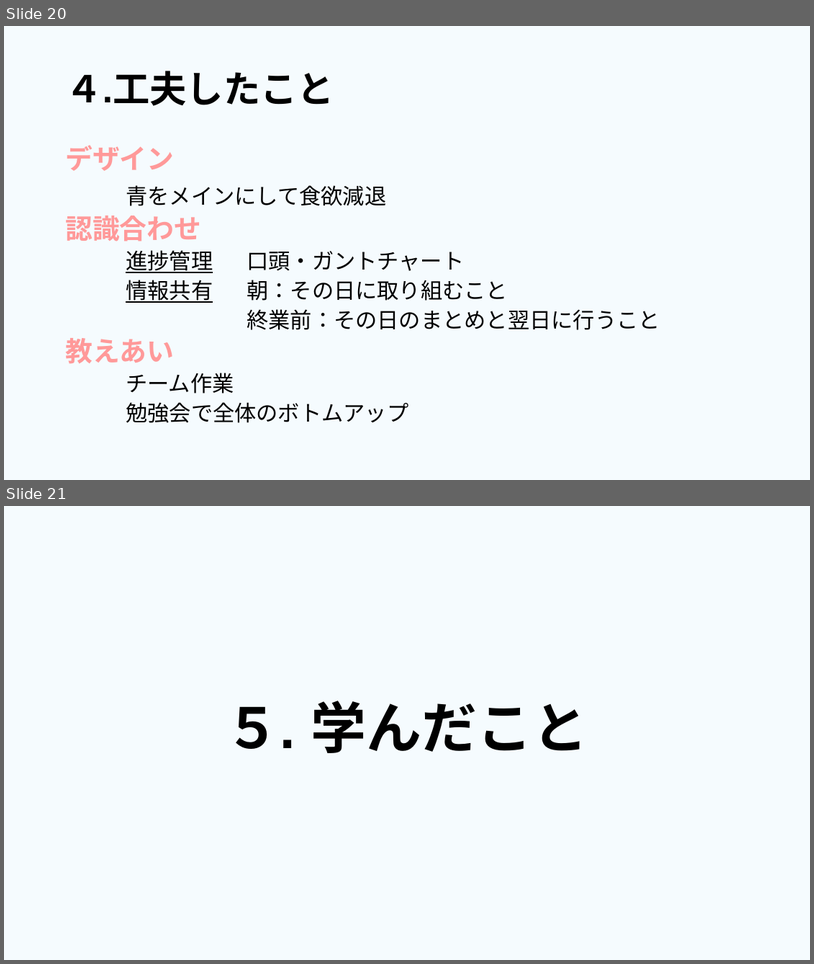
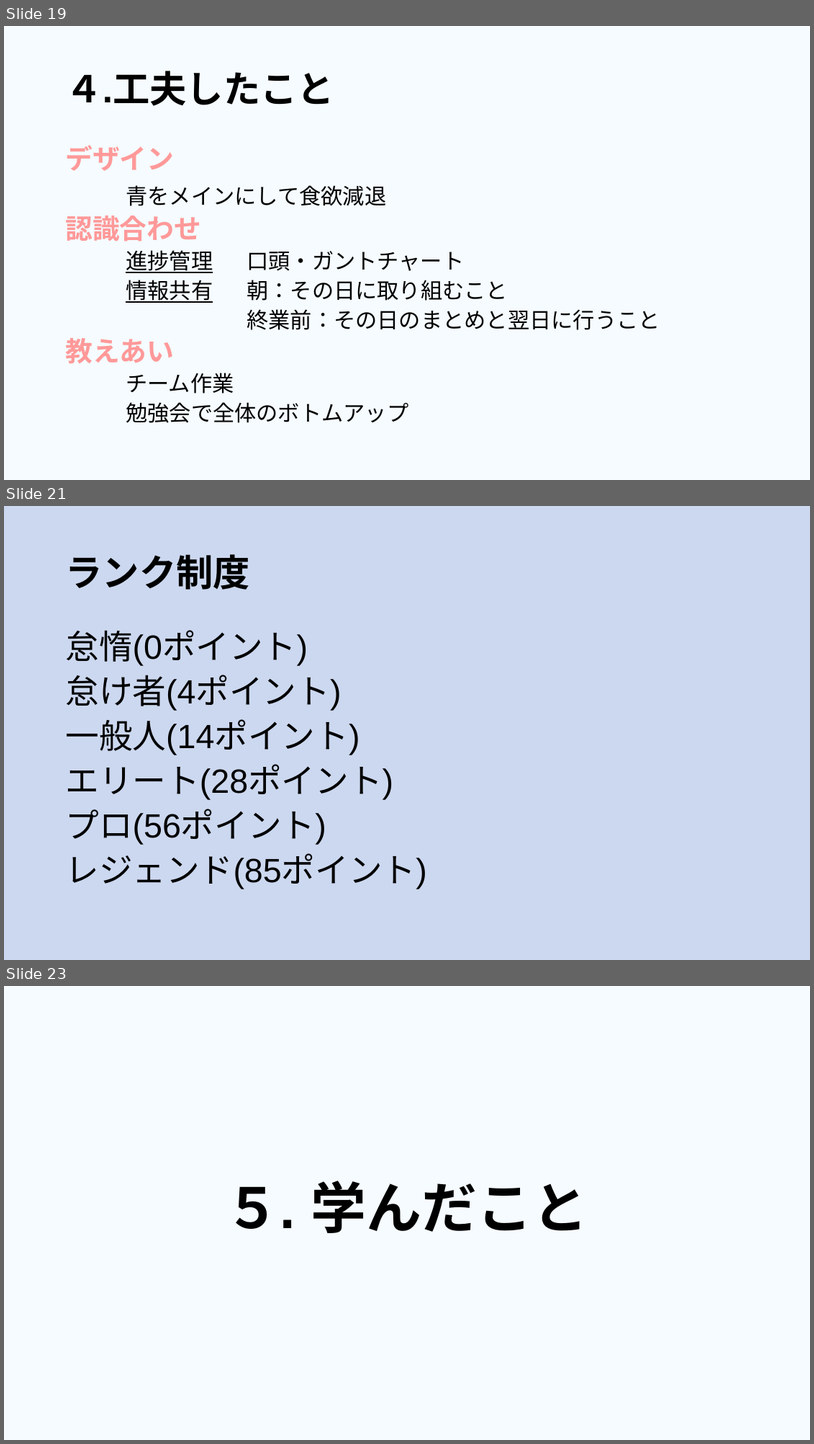
Before and after one commit to dojo2023/E-4, a slide deck: 共有用フォルダー/成果発表.pptx. Shown one above the other, each under a label of ours: slides 20 and 21 before the commit, slides 19, 21 and 23 after it; the slides between them are not shown. The pictures are 814x964 and 814x1444 pixels, drawn with LibreOffice and Linux fonts; fonts in the diff are those of the drawing. Boxes give left, top, right and bottom in pixels: in the first picture for what was removed or moved away, otherwise in the second. Text is boxed around its words. In the diff, an @@ line names an element or a change of style, - is before the commit and + after.

```diff
--- a/共有用フォルダー/成果発表.pptx
+++ b/共有用フォルダー/成果発表.pptx
@@ slide 21 added at <box>4,506,810,960</box>, background #8FAADC at 45% opacity @@
@@ title added at <box>65,554,250,590</box>, 44 pt, text #000000, bold @@
+ランク制度
@@ text added at <box>65,630,427,889</box>, 40 pt, text #000000 @@
+怠惰(0ポイント)
+怠け者(4ポイント)
+一般人(14ポイント)
+エリート(28ポイント)
+プロ(56ポイント)
+レジェンド(85ポイント)
@@ what was slide 20 is now slide 19 @@
@@ what was slide 21 is now slide 23 @@
```
Also in this commit, not shown: 5 slides changed, 2 other slides added, 1 slide removed.
